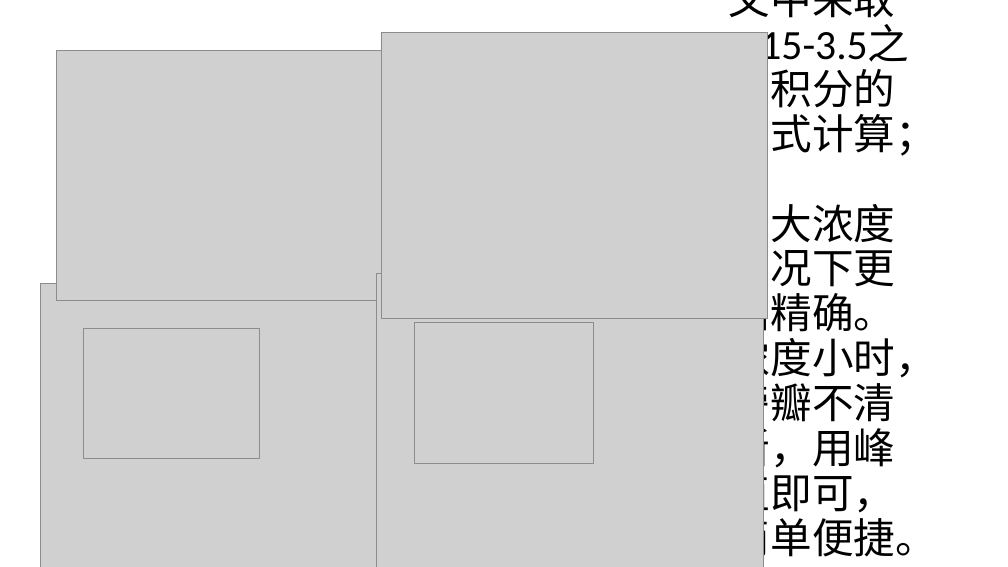
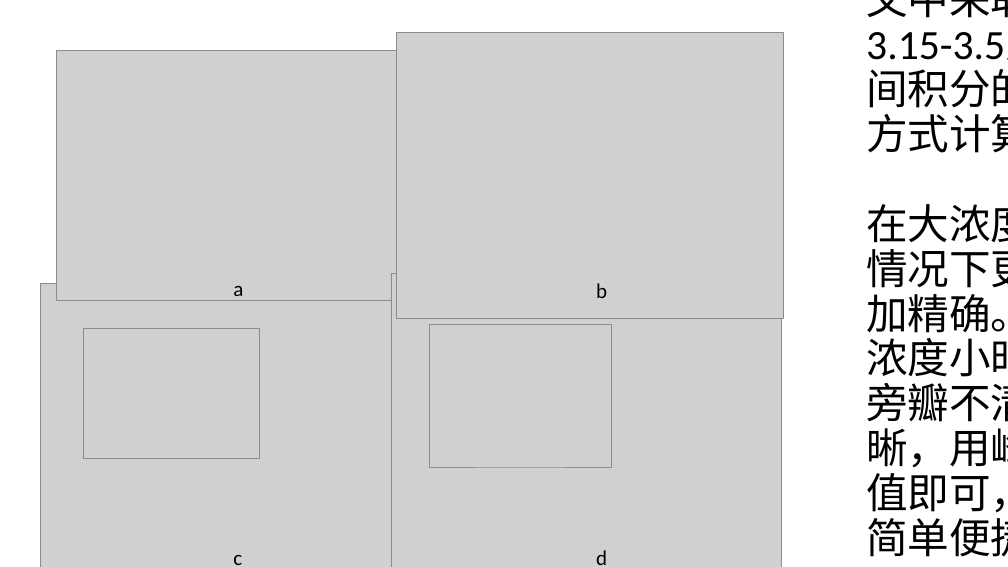
Before and after one commit to alwee021/CV, a slide deck: slide 7 of 毕业论文/论文用图.pptx. Drawn at 1008x567 pixels with LibreOffice and Linux fonts; fonts in the diff are those of the drawing; grey boxes stand for pictures. Boxes give left, top, right and bottom in pixels: in the first picture for what was removed or moved away, otherwise in the second. Text is boxed around its words. In the diff, an @@ line names an element or a change of style, - is before the commit and + after.

```diff
--- a/毕业论文/论文用图.pptx
+++ b/毕业论文/论文用图.pptx
@@ title "文中采取3.15-3.5之间积分的方式计算； 在大浓度情况下更加精确。浓度小时，旁瓣不清晰，用峰值即可，简单便捷。" rewrapped from [729, 0, 937, 563] to [866, 0, 1008, 557] @@
@@ 3 pictures: place and size @@
-3 pictures at [377, 33, 768, 567]
+3 pictures at [392, 33, 783, 567]
@@ group added at [233, 283, 607, 565]: 4 texts @@
+a
+b
+d
+c
```
Also in this commit, not shown: 1 slide added, 2 other files.
